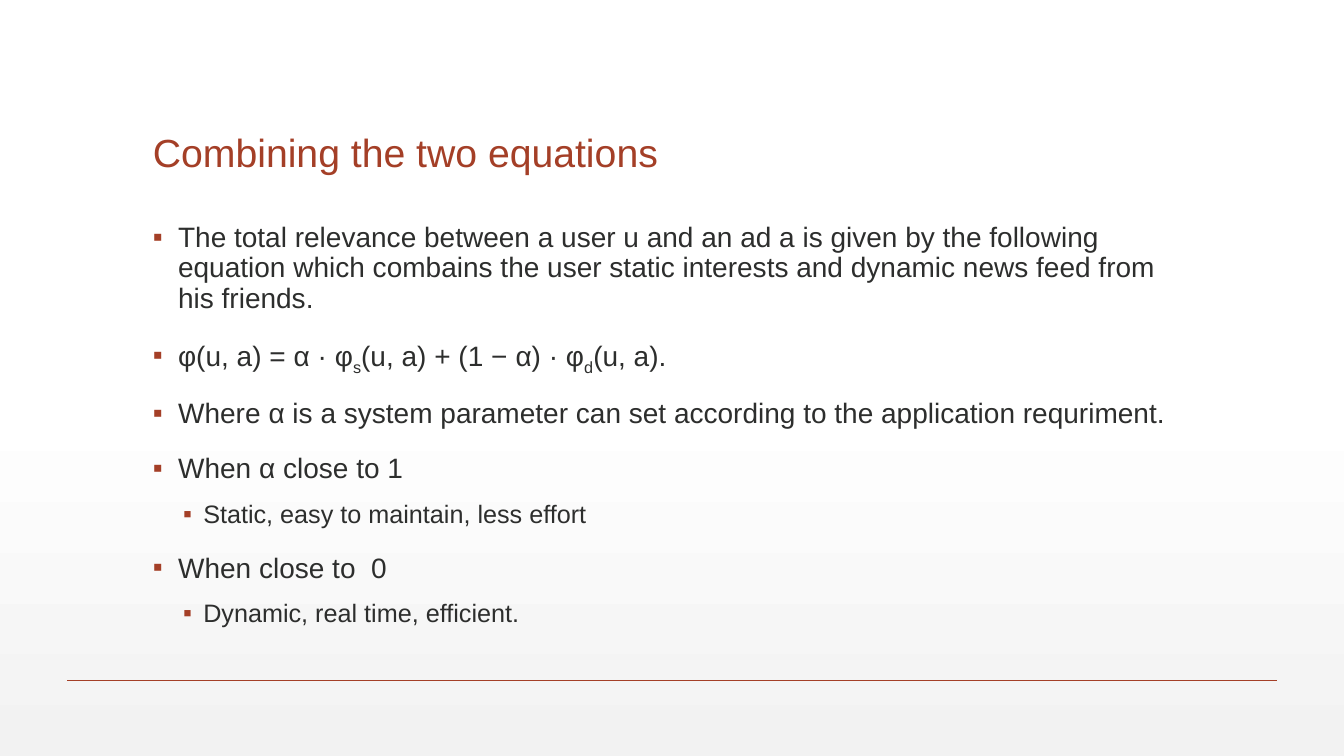
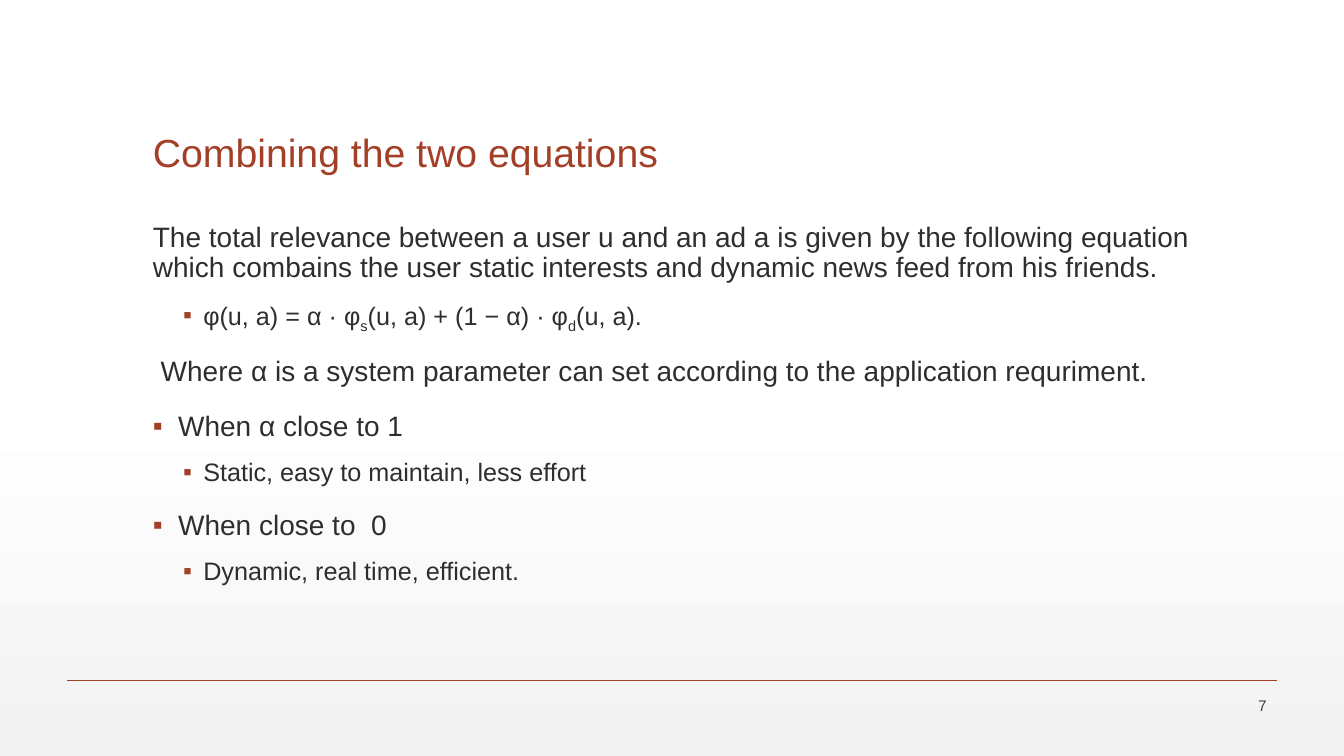
Before and after one commit to maltahan/Seminar, a slide deck: slide 7 of SeminarPresentation.pptx. Drawn at 1344x756 pixels with LibreOffice and Linux fonts; fonts in the diff are those of the drawing. Boxes give left, top, right and bottom in pixels: in the first picture for what was removed or moved away, otherwise in the second. Text is boxed around its words. In the diff, an @@ line names an element or a change of style, - is before the commit and + after.

```diff
--- a/SeminarPresentation.pptx
+++ b/SeminarPresentation.pptx
@@ text at box(153, 226, 1188, 386): size 20 to 18 pt in "φ(u, a) = α · φs(u, a) ..."; bullet ▪ to none; list level 1 to 2 in "φ(u, a) = α · ..." @@
@@ page number added at box(1258, 700, 1267, 711), 11 pt, text #424342 @@
+7
```
Also in this commit, not shown: 5 other slides changed.
